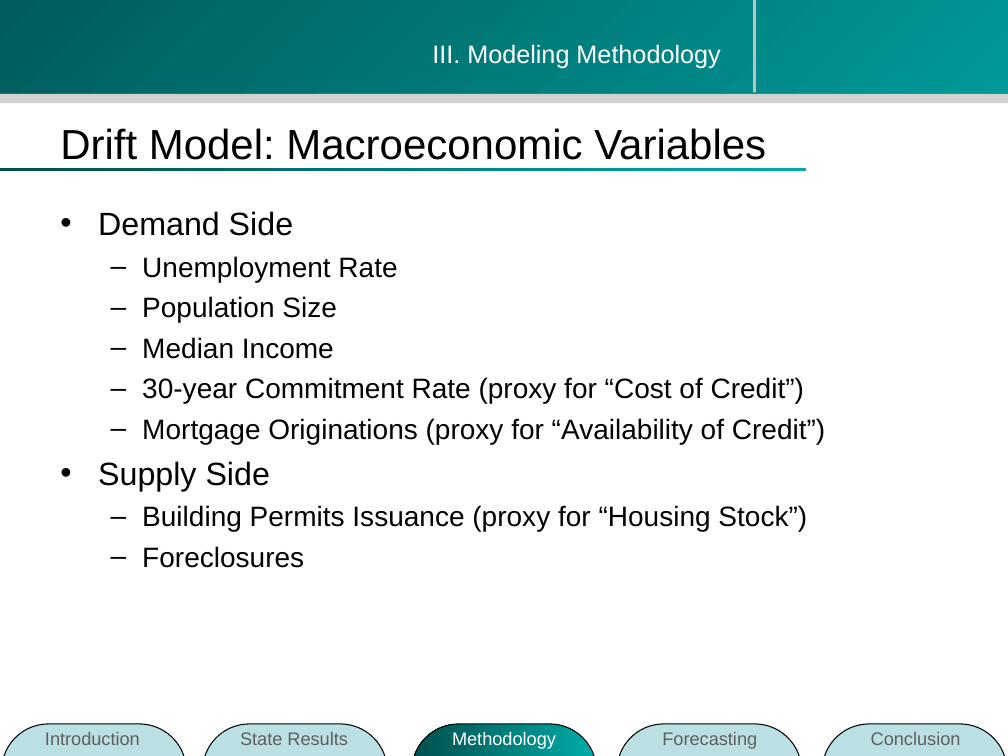
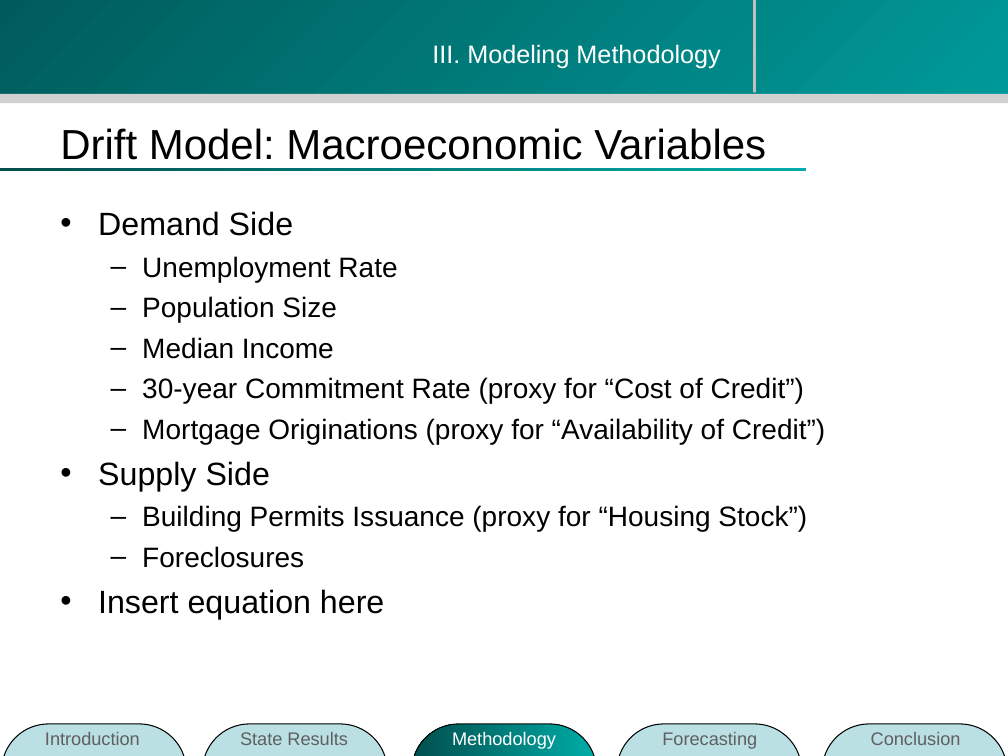
Before and after one commit to zhouzhenghui/svnrepository, a slide deck: slide 20 of SVNRepository/Presentation/M.Eng Final Presentation-take2.ppt (slide 19 before the commit). Drawn at 1008x756 pixels with LibreOffice and Linux fonts; fonts in the diff are those of the drawing; background and template pictures are left out. Boxes give left, top, right and bottom in pixels: in the first picture for what was removed or moved away, otherwise in the second. Text is boxed around its words. In the diff, an @@ line names an element or a change of style, - is before the commit and + after.

```diff
--- a/SVNRepository/Presentation/M.Eng Final Presentation-take2.ppt
+++ b/SVNRepository/Presentation/M.Eng Final Presentation-take2.ppt
@@ text at [98,589,384,619]: paragraph added @@
+• Insert equation here
```
Also in this commit, not shown: 3 other slides changed, 2 slides added, 1 slide removed.
